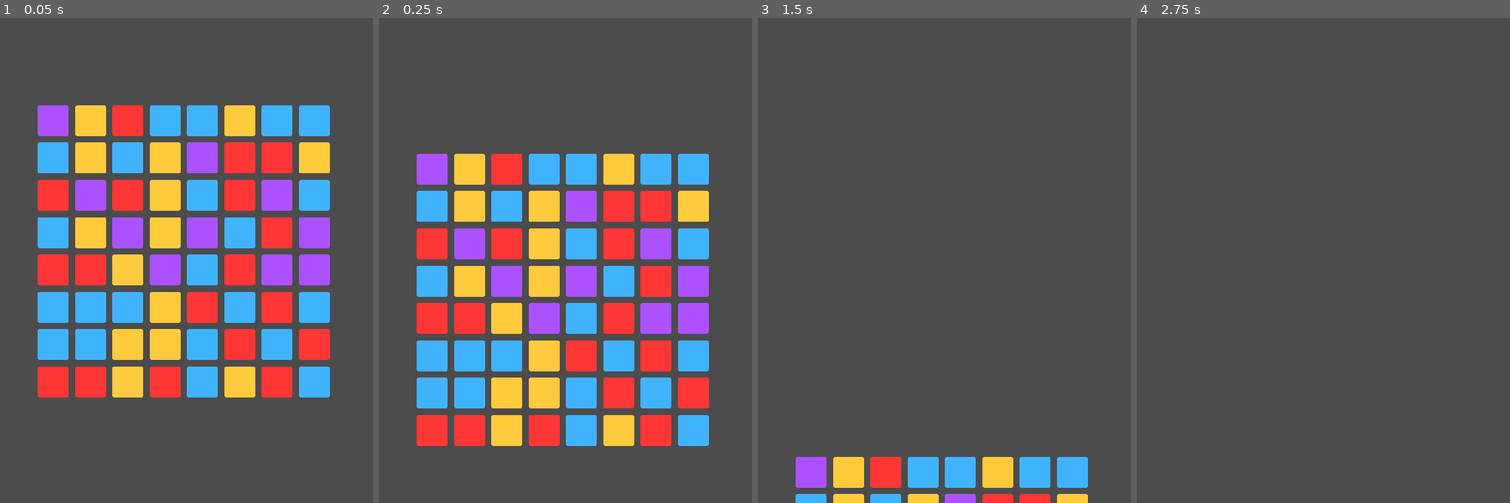
Above: before the commit, frames 1-4 (left to right).
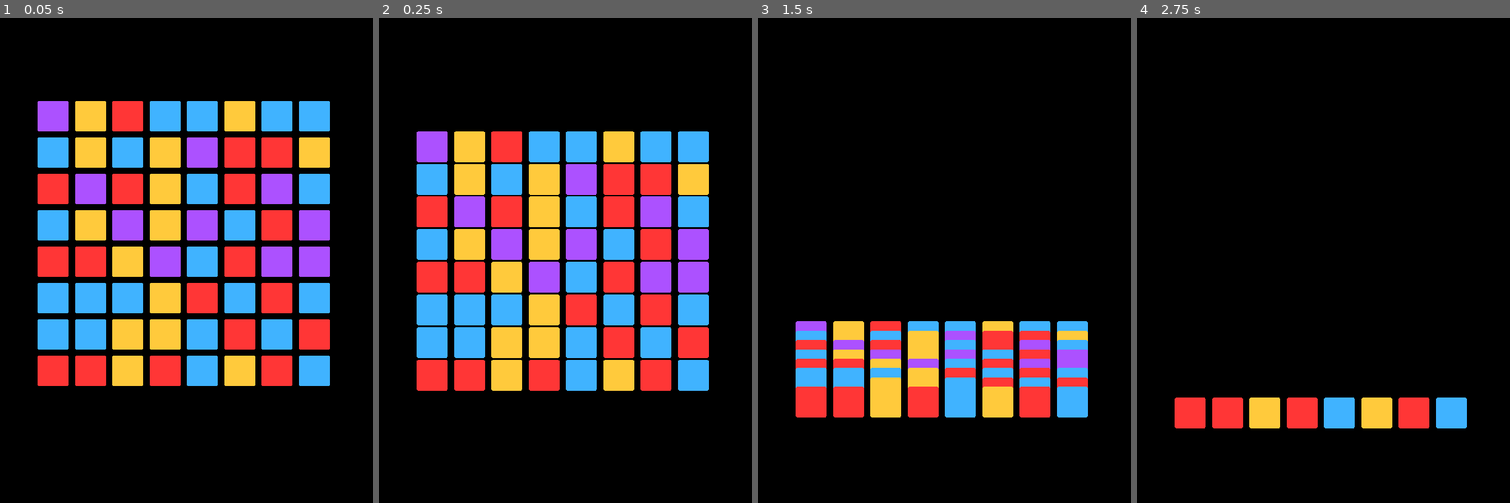
Above: after the commit, the same moments.

Repository: bend-n/two_dots
Game: Godot game, scene res://World.tscn
Same seed, same stepped clock (60 frames per second), same inputs: the game is played once before the commit and once after it.
Inputs (mouse positions are in pixels of both pictures, inside the frame that each line leads up to):
- Up to frame 1 (0.05 s): no input
- Up to frame 2 (0.25 s): no input
- Up to frame 3 (1.5 s): move the mouse to (810, 231) at 0.52 s; press the mouse at (810, 231) at 0.53 s; move the mouse to (810, 449) at 1.27 s; release the mouse at (810, 449) at 1.28 s; click (810, 449) at 1.35 s
- Up to frame 4 (2.75 s): move the mouse to (1360, 153) at 2.02 s; press the mouse at (1360, 153) at 2.03 s

The runs differ from the first frame. In frame 1, 75% of the frame differs, in the area x 0-100%, y 0-100%; in frame 2, 94%; in frame 3, 100%; in frame 4, 100%.

Commit message:
yayyyy totally working
(not)

Diff:
--- a/World.tscn
+++ b/World.tscn
@@ -18,10 +18,10 @@
 
 [node name="Dots" type="Node2D" parent="."]
 
-[node name="Bottom" type="StaticBody2D" parent="."]
+[node name="area" type="Area2D" parent="."]
 collision_layer = 2
 collision_mask = 0
 
-[node name="CollisionShape2D" type="CollisionShape2D" parent="Bottom"]
+[node name="CollisionShape2D" type="CollisionShape2D" parent="area"]
 position = Vector2( 350, 805 )
 shape = SubResource( 1 )
--- a/leveldata.gd
+++ b/leveldata.gd
@@ -1,4 +1,7 @@
 extends Node
 
 export(PoolColorArray) var dot_colors
-export(Color) var background_collor
+export(Color) var background_color
+
+func _ready():
+	VisualServer.set_default_clear_color(background_color)
